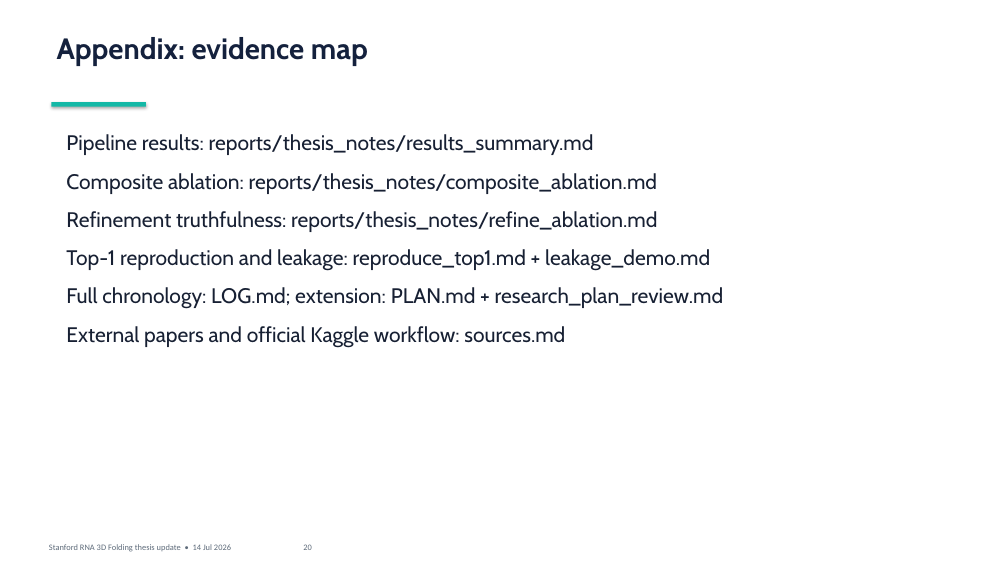
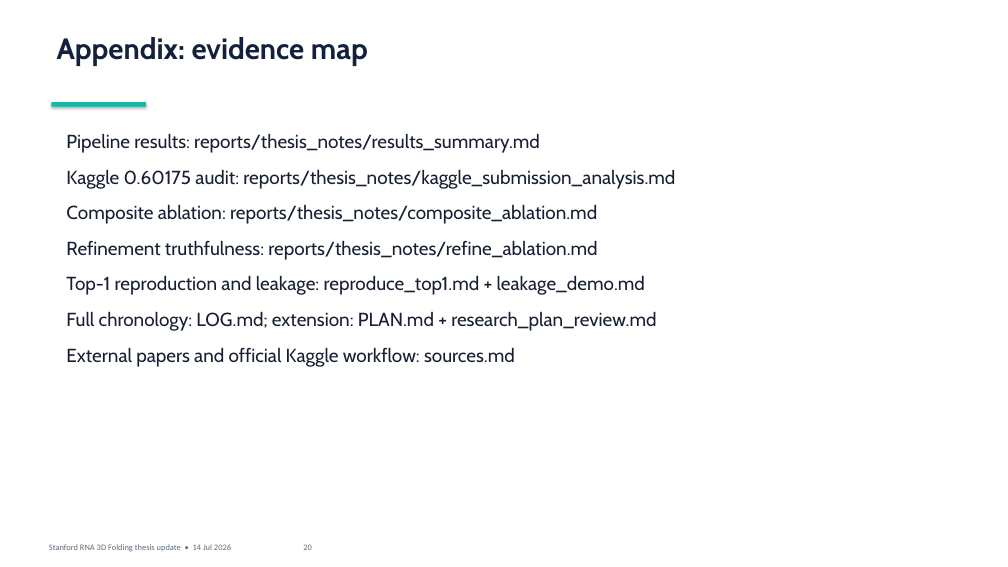
Before and after one commit to datdo15100/StandfordRNA, a slide deck: slide 20 of presentation/2026-07-14-supervisor-update/supervisor_update.pptx. Drawn at 1008x567 pixels with LibreOffice and Linux fonts; fonts in the diff are those of the drawing. Boxes give left, top, right and bottom in pixels: in the first picture for what was removed or moved away, otherwise in the second. Text is boxed around its words. In the diff, an @@ line names an element or a change of style, - is before the commit and + after.

Commit message:
Analyze Kaggle private score and hybrid reference

```diff
--- a/presentation/2026-07-14-supervisor-update/supervisor_update.pptx
+++ b/presentation/2026-07-14-supervisor-update/supervisor_update.pptx
@@ text at (x1=66, y1=134, x2=656, y2=367): size 20 to 18 pt in "Pipeline results: reports/thesis_notes/results_summary.md", "Composite ablation: reports/thesis_notes/composite_ablation. ...", "Refinement truthfulness: reports/thesis_notes/refine_ablatio ...", "Top-1 reproduction and leakage: reproduce_top1.md + leakage_ ..." and 2 more places @@
@@ text at (x1=66, y1=170, x2=675, y2=189): paragraph added @@
+Kaggle 0.60175 audit: reports/thesis_notes/kaggle_submission_analysis.md
```
Also in this commit, not shown: 3 other slides changed, 8 other files.
